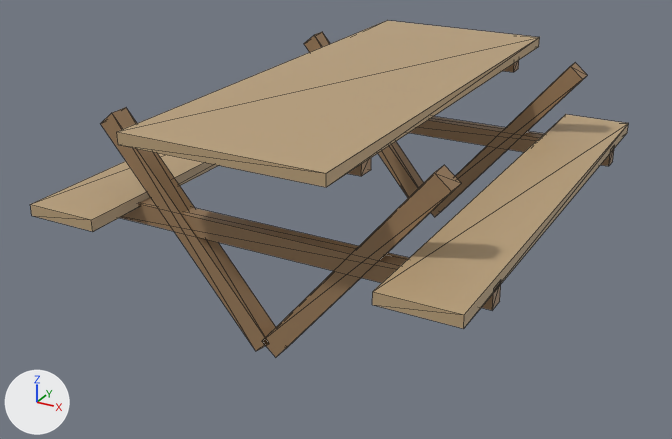
The glTF model Data/RideUK/Props/SM_Prop_cafe_picnic_0_LOD2.glb as it was, and as the next commit left it.
Rendered twice from a 50 mm lens placed at (1.46, -2.87, 1.62), pointed at (-0.06, -0.1, 0.24). The axes (+X, +Y, +Z) are drawn at lower left. The lights are the same throughout. The older version comes first. Mesh edges are drawn as thin lines. Vertices at exactly the same position are counted once.

The first picture shows 'SM_Prop_cafe_picnic_0_LOD2'.
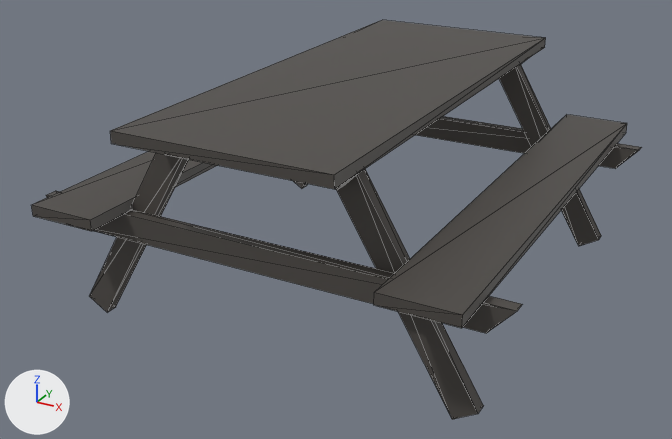
Patch to the scene script:
```diff
--- a/Data/RideUK/Props/SM_Prop_cafe_picnic_0_LOD2.glb.py
+++ b/Data/RideUK/Props/SM_Prop_cafe_picnic_0_LOD2.glb.py
@@ me_sm_prop_cafe_picnic_0_lod2 @@
-me_sm_prop_cafe_picnic_0_lod2.from_pydata(...)  # 88 vertices, 132 faces; spans x -0.75..0.75, y -0.9..0.9, z -0.01..0.76
-me_sm_prop_cafe_picnic_0_lod2.vertices[24].co = (-0.04, -0.69, -0.01)  # pixel (255, 351)
-me_sm_prop_cafe_picnic_0_lod2.vertices[25].co = (-0.04, -0.61, -0.01)
-me_sm_prop_cafe_picnic_0_lod2.vertices[26].co = (0.01, -0.61, 0.04)
-me_sm_prop_cafe_picnic_0_lod2.vertices[27].co = (0.01, -0.69, 0.04)  # pixel (269, 343)
-me_sm_prop_cafe_picnic_0_lod2.vertices[28].co = (-0.61, -0.69, 0.68)  # pixel (100, 123)
-me_sm_prop_cafe_picnic_0_lod2.vertices[29].co = (-0.56, -0.69, 0.73)  # pixel (111, 112)
-me_sm_prop_cafe_picnic_0_lod2.vertices[30].co = (-0.56, -0.61, 0.73)  # pixel (126, 107)
-me_sm_prop_cafe_picnic_0_lod2.vertices[31].co = (-0.61, -0.61, 0.68)
-me_sm_prop_cafe_picnic_0_lod2.vertices[32].co = (-0.01, -0.69, 0.04)  # pixel (261, 341)
-me_sm_prop_cafe_picnic_0_lod2.vertices[33].co = (-0.01, -0.61, 0.04)
-me_sm_prop_cafe_picnic_0_lod2.vertices[34].co = (0.04, -0.61, -0.01)  # pixel (287, 347)
-me_sm_prop_cafe_picnic_0_lod2.vertices[35].co = (0.04, -0.69, -0.01)  # pixel (275, 357)
-me_sm_prop_cafe_picnic_0_lod2.vertices[36].co = (0.56, -0.69, 0.73)  # pixel (434, 172)
-me_sm_prop_cafe_picnic_0_lod2.vertices[37].co = (0.61, -0.69, 0.68)  # pixel (451, 191)
-me_sm_prop_cafe_picnic_0_lod2.vertices[38].co = (0.61, -0.61, 0.68)  # pixel (461, 183)
-me_sm_prop_cafe_picnic_0_lod2.vertices[39].co = (0.56, -0.61, 0.73)  # pixel (444, 164)
-me_sm_prop_cafe_picnic_0_lod2.vertices[40].co = (-0.75, -0.68, 0.35)
-me_sm_prop_cafe_picnic_0_lod2.vertices[41].co = (-0.75, -0.62, 0.35)
-me_sm_prop_cafe_picnic_0_lod2.vertices[42].co = (0.75, -0.62, 0.35)  # pixel (499, 301)
-me_sm_prop_cafe_picnic_0_lod2.vertices[43].co = (0.75, -0.68, 0.35)  # pixel (492, 310)
-me_sm_prop_cafe_picnic_0_lod2.vertices[44].co = (-0.75, -0.68, 0.42)
-me_sm_prop_cafe_picnic_0_lod2.vertices[45].co = (0.75, -0.68, 0.42)  # pixel (493, 288)
-me_sm_prop_cafe_picnic_0_lod2.vertices[46].co = (0.75, -0.62, 0.42)  # pixel (501, 279)
-me_sm_prop_cafe_picnic_0_lod2.vertices[47].co = (-0.75, -0.62, 0.42)
-me_sm_prop_cafe_picnic_0_lod2.vertices[48].co = (-0.34, -0.68, 0.68)
-me_sm_prop_cafe_picnic_0_lod2.vertices[49].co = (-0.34, -0.62, 0.68)
-me_sm_prop_cafe_picnic_0_lod2.vertices[50].co = (0.34, -0.62, 0.68)  # pixel (371, 169)
-me_sm_prop_cafe_picnic_0_lod2.vertices[51].co = (0.34, -0.68, 0.68)  # pixel (361, 176)
-me_sm_prop_cafe_picnic_0_lod2.vertices[52].co = (-0.34, -0.68, 0.72)
-me_sm_prop_cafe_picnic_0_lod2.vertices[53].co = (0.34, -0.68, 0.72)
-me_sm_prop_cafe_picnic_0_lod2.vertices[54].co = (0.34, -0.62, 0.72)
-me_sm_prop_cafe_picnic_0_lod2.vertices[55].co = (-0.34, -0.62, 0.72)
+me_sm_prop_cafe_picnic_0_lod2.from_pydata(...)  # 88 vertices, 132 faces; spans x -0.84..0.84, y -0.9..0.9, z -0.02..0.76
+# me_sm_prop_cafe_picnic_0_lod2 part 1: the loose piece of 8 vertices spanning x -0.35..0.35, y -0.9..0.9, z 0.72..0.76 is scaled about its middle by (1.07, 1, 1)
+# me_sm_prop_cafe_picnic_0_lod2 part 2
+me_sm_prop_cafe_picnic_0_lod2.vertices[24].co = (-0.74, -0.7, 0.02)  # pixel (89, 296)
+me_sm_prop_cafe_picnic_0_lod2.vertices[25].co = (-0.74, -0.66, 0.02)
+me_sm_prop_cafe_picnic_0_lod2.vertices[26].co = (-0.66, -0.66, -0.02)  # pixel (115, 307)
+me_sm_prop_cafe_picnic_0_lod2.vertices[27].co = (-0.66, -0.7, -0.02)  # pixel (107, 312)
+me_sm_prop_cafe_picnic_0_lod2.vertices[28].co = (-0.31, -0.7, 0.74)
+me_sm_prop_cafe_picnic_0_lod2.vertices[29].co = (-0.23, -0.7, 0.7)
+me_sm_prop_cafe_picnic_0_lod2.vertices[30].co = (-0.23, -0.66, 0.7)
+me_sm_prop_cafe_picnic_0_lod2.vertices[31].co = (-0.31, -0.66, 0.74)
+me_sm_prop_cafe_picnic_0_lod2.vertices[32].co = (0.66, -0.7, -0.02)  # pixel (452, 419)
+me_sm_prop_cafe_picnic_0_lod2.vertices[33].co = (0.66, -0.66, -0.02)
+me_sm_prop_cafe_picnic_0_lod2.vertices[34].co = (0.74, -0.66, 0.02)  # pixel (483, 405)
+me_sm_prop_cafe_picnic_0_lod2.vertices[35].co = (0.74, -0.7, 0.02)  # pixel (478, 413)
+me_sm_prop_cafe_picnic_0_lod2.vertices[36].co = (0.23, -0.7, 0.7)
+me_sm_prop_cafe_picnic_0_lod2.vertices[37].co = (0.31, -0.7, 0.74)
+me_sm_prop_cafe_picnic_0_lod2.vertices[38].co = (0.31, -0.66, 0.74)
+me_sm_prop_cafe_picnic_0_lod2.vertices[39].co = (0.23, -0.66, 0.7)
+me_sm_prop_cafe_picnic_0_lod2.vertices[40].co = (0.37, -0.75, 0.72)
+me_sm_prop_cafe_picnic_0_lod2.vertices[41].co = (-0.37, -0.75, 0.72)
+me_sm_prop_cafe_picnic_0_lod2.vertices[42].co = (-0.3, -0.75, 0.65)  # pixel (165, 154)
+me_sm_prop_cafe_picnic_0_lod2.vertices[43].co = (0.3, -0.75, 0.65)  # pixel (337, 189)
+me_sm_prop_cafe_picnic_0_lod2.vertices[44].co = (-0.37, -0.7, 0.72)
+me_sm_prop_cafe_picnic_0_lod2.vertices[45].co = (0.37, -0.7, 0.72)  # pixel (367, 165)
+me_sm_prop_cafe_picnic_0_lod2.vertices[46].co = (0.3, -0.7, 0.65)  # pixel (345, 184)
+me_sm_prop_cafe_picnic_0_lod2.vertices[47].co = (-0.3, -0.7, 0.65)
+me_sm_prop_cafe_picnic_0_lod2.vertices[48].co = (0.84, -0.75, 0.41)  # pixel (517, 311)
+me_sm_prop_cafe_picnic_0_lod2.vertices[49].co = (-0.84, -0.75, 0.41)  # pixel (45, 195)
+me_sm_prop_cafe_picnic_0_lod2.vertices[50].co = (-0.76, -0.75, 0.32)
+me_sm_prop_cafe_picnic_0_lod2.vertices[51].co = (0.76, -0.75, 0.32)  # pixel (486, 333)
+me_sm_prop_cafe_picnic_0_lod2.vertices[52].co = (-0.84, -0.7, 0.41)  # pixel (55, 190)
+me_sm_prop_cafe_picnic_0_lod2.vertices[53].co = (0.84, -0.7, 0.41)  # pixel (522, 304)
+me_sm_prop_cafe_picnic_0_lod2.vertices[54].co = (0.76, -0.7, 0.32)
+me_sm_prop_cafe_picnic_0_lod2.vertices[55].co = (-0.76, -0.7, 0.32)
+# me_sm_prop_cafe_picnic_0_lod2 part 3: 32 of 88 vertices moved; they spanned x -0.75..0.75, y 0.61..0.69, z -0.01..0.73 and now span x -0.84..0.84, y 0.66..0.75, z -0.02..0.74; mean shift (0.0, 0.05, -0.01); largest move (-0.34, 0.62, 0.68) -> (0.84, 0.7, 0.41)
+# me_sm_prop_cafe_picnic_0_lod2 part 4: 116 kept faces spanning x -0.84..0.84, y -0.9..0.9, z -0.02..0.76 get new vertex colours
 me_sm_prop_cafe_picnic_0_lod2.materials.append(mat_defaultmaterial)
```

Location of each change, [x1, y1, x2, y2] in pixels of the pictures (672 x 439 px; the box of a moved part takes in the faces that stretch with it):
'SM_Prop_cafe_picnic_0_LOD2', reshaped (18% taller)
    before: [30, 20, 629, 357]
    after: [32, 20, 641, 419]
part 1 of me_sm_prop_cafe_picnic_0_lod2, moved or reshaped
    before: [117, 20, 540, 187]
    after: [110, 20, 546, 189]
part 2 of me_sm_prop_cafe_picnic_0_lod2, moved or reshaped
    before: [101, 108, 501, 357]
    after: [46, 153, 522, 419]
part 3 of me_sm_prop_cafe_picnic_0_lod2, moved or reshaped
    before: [304, 32, 615, 217]
    after: [293, 60, 641, 246]
part 4 of me_sm_prop_cafe_picnic_0_lod2, recoloured (beige to grey)
    before: [30, 20, 629, 357]
    after: [32, 20, 641, 419]
